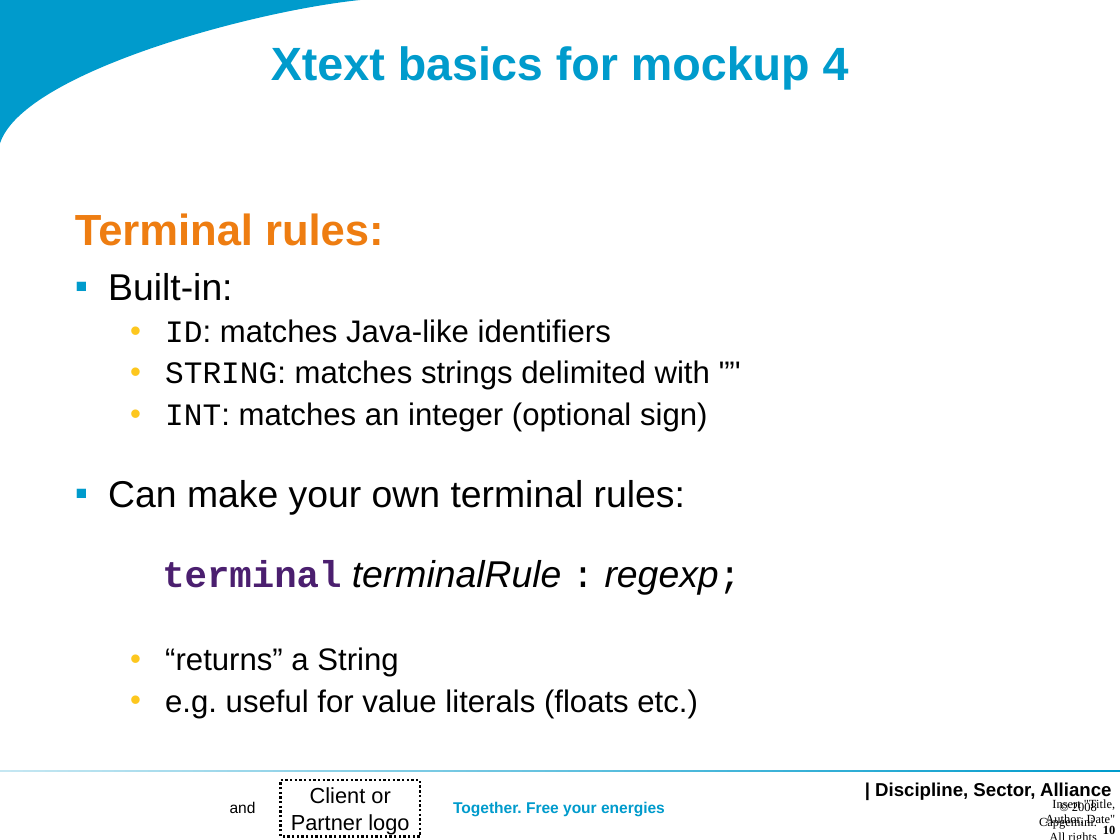
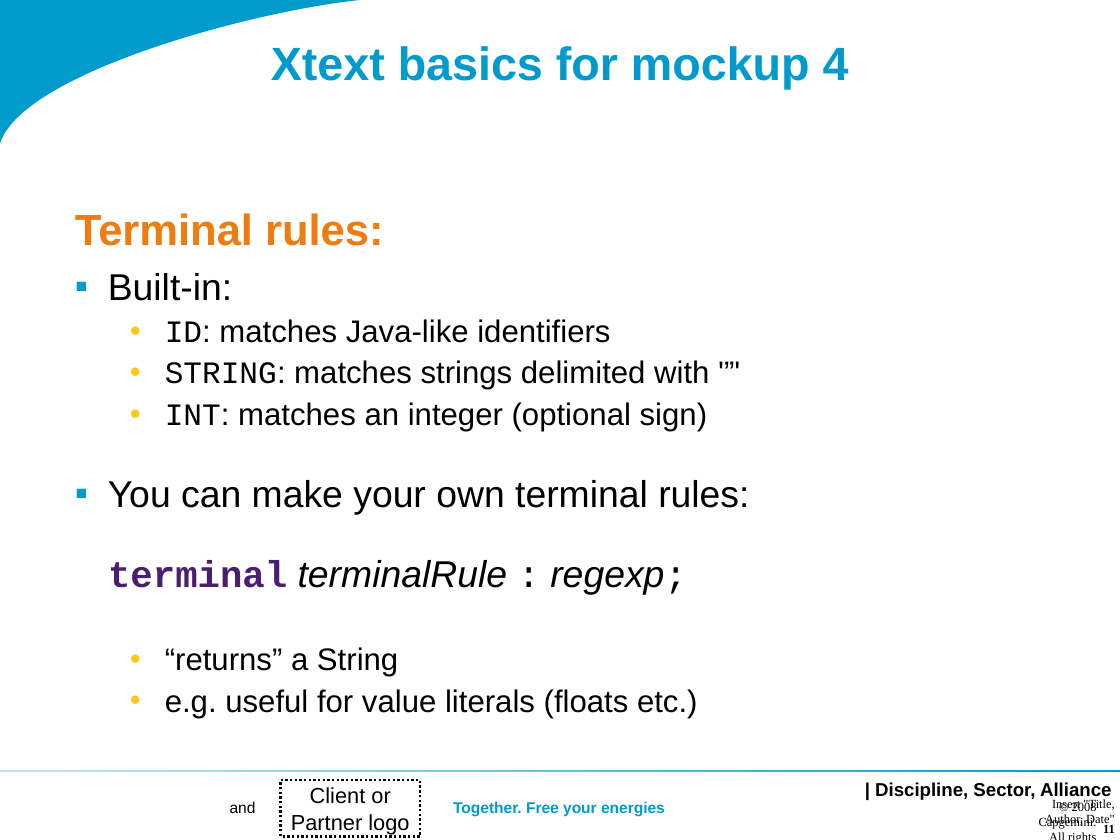
Before and after one commit to dslmeinte/xtext-workshop-code1, a slide deck: slide 11 of org.xtext.workshop.notes/sheets/Workshop 1.ppt (slide 10 before the commit). Drawn at 1120x840 pixels with LibreOffice and Linux fonts; fonts in the diff are those of the drawing; background and template pictures are left out. Boxes give left, top, right and bottom in pixels: in the first picture for what was removed or moved away, otherwise in the second. Text is boxed around its words. In the diff, an @@ line names an element or a change of style, - is before the commit and + after.

```diff
--- a/org.xtext.workshop.notes/sheets/Workshop 1.ppt
+++ b/org.xtext.workshop.notes/sheets/Workshop 1.ppt
@@ text at [75,213,709,718]: indent changed @@
@@ text at [108,480,749,595]: text changed @@
-▪ Can make your own terminal rules:
-  terminal terminalRule : regexp;
+▪ You can make your own terminal rules:
+  terminal terminalRule : regexp;
@@ page number removed at [1103,825,1115,834] @@
-10
@@ page number added at [1103,824,1115,833], 8 pt, text #000000, bold @@
+11
```
Also in this commit, not shown: 20 other slides changed, 3 slides added, 1 slide removed, 1 other file.
